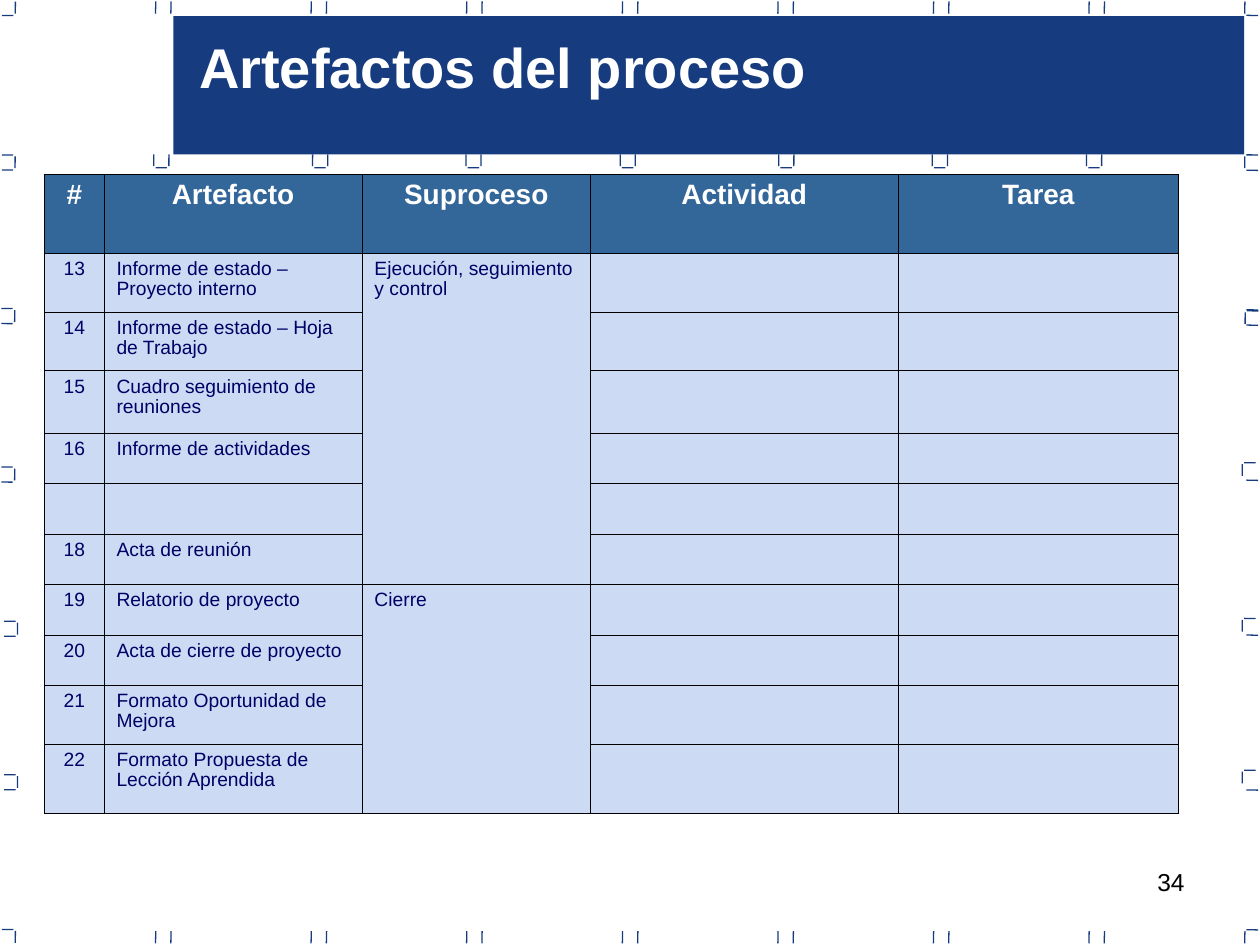
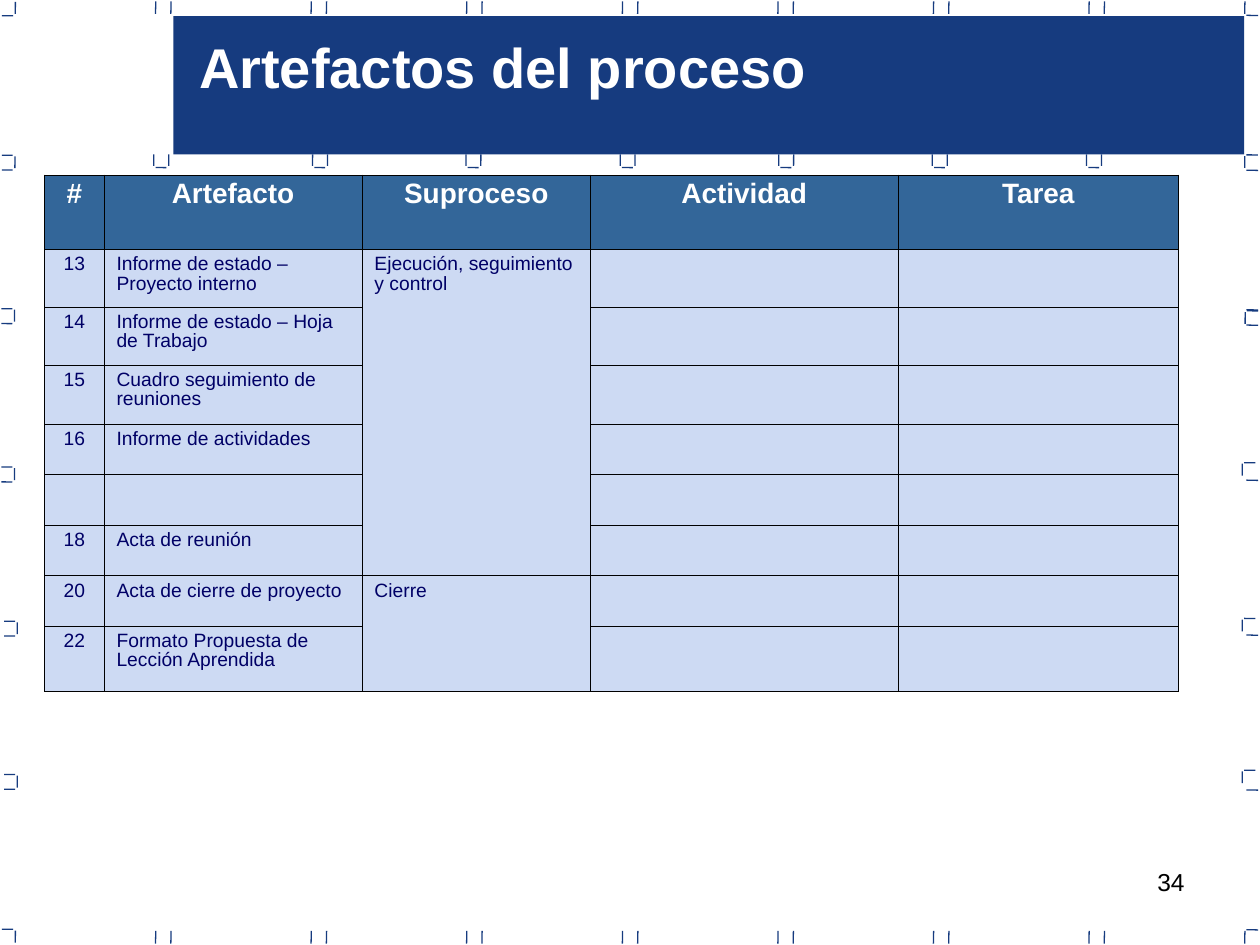
Before and after one commit to jcbv/WilsonStore, a slide deck: slide 34 of Documentacion/Area PP_PMC/Proceso de gestion de proyectos PP-PMC.ppt. Drawn at 1260x945 pixels with LibreOffice and Linux fonts; fonts in the diff are those of the drawing. Boxes give left, top, right and bottom in pixels: in the first picture for what was removed or moved away, otherwise in the second. Text is boxed around its words. In the diff, an @@ line names an element or a change of style, - is before the commit and + after.

Commit message:
Plan de gestion de proyectos

```diff
--- a/Documentacion/Area PP_PMC/Proceso de gestion de proyectos PP-PMC.ppt
+++ b/Documentacion/Area PP_PMC/Proceso de gestion de proyectos PP-PMC.ppt
@@ table at box(44, 175, 1178, 674) @@
-row 8: 19 | Relatorio de proyecto | Cierre |  | 
-row 9: 20 | Acta de cierre de proyecto |  |  | 
-row 10: 21 | Formato Oportunidad de Mejora |  |  | 
+row 8: 20 | Acta de cierre de proyecto | Cierre |  | 
```
Also in this commit, not shown: 31 other slides changed.
